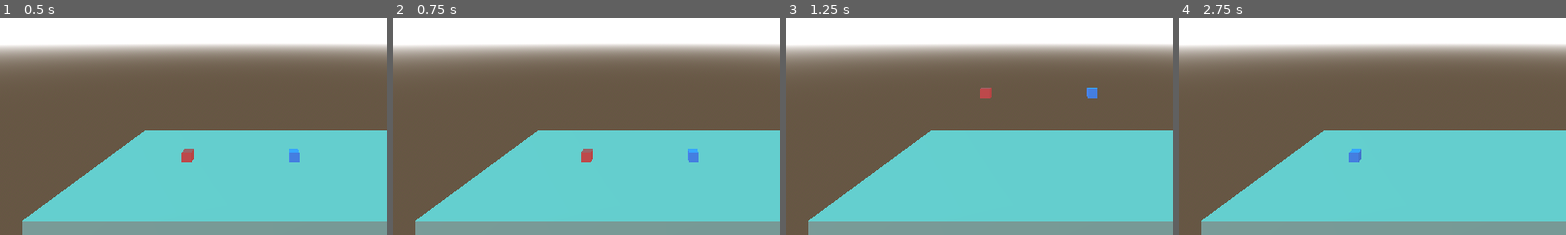
Above: before the commit, frames 1-4 (left to right).
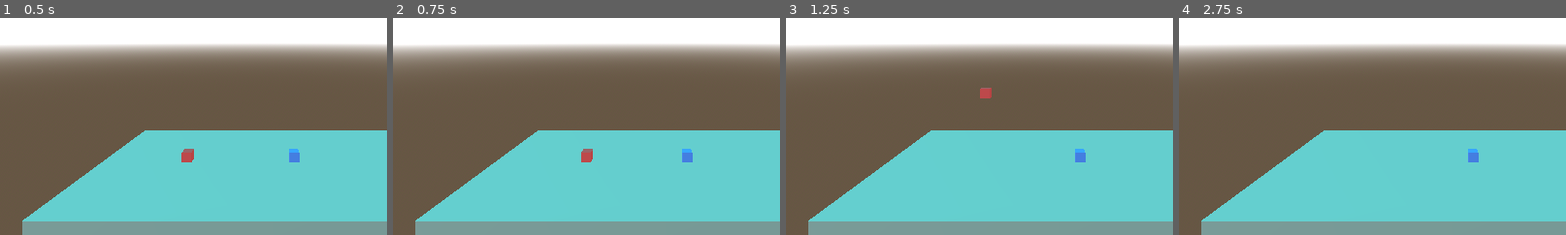
Above: after the commit, the same moments.

Repository: AtlasWongy/gmtk_game_jam_2024
Game: Godot game, scene res://scenes/test_level.tscn
Same seed, same stepped clock (60 frames per second), same inputs: the game is played once before the commit and once after it.
Inputs:
- Up to frame 1 (0.5 s): no input
- Up to frame 2 (0.75 s): tap Enter at 0.5 s; hold Q (switch_box, bound only after the commit) from 0.53 s (still down); tap Right (movement) at 0.6 s
- Up to frame 3 (1.25 s): keep holding Q (switch_box, bound only after the commit); tap Space (jump) at 0.77, 1.07 s
- Up to frame 4 (2.75 s): release Q (switch_box, bound only after the commit) at 1.28 s; hold Left (left) 1.28-2.03 s; tap Q (switch_box, bound only after the commit) at 1.35 s; tap Space (jump) at 1.52, 1.55, 1.82 s; hold Space (jump) from 2.03 s (still down); tap Right (movement) at 2.3 s
The pictures show only the part of the screen within x 15-65%, y 45-95%; the shares and areas given below are measured in that part.

Frame 1 is identical in both runs. In frame 2, 0.2% of the frame differs, in the area x 74-79%, y 60-67%; in frame 3, 0.3%; in frame 4, 0.4%, in the area x 43-78%, y 60-67%.

Commit message:
Fixed movement bugs

Diff:
--- a/characters/player/blue_box/blue_box.tscn
+++ b/characters/player/blue_box/blue_box.tscn
@@ -1,8 +1,13 @@
-[gd_scene load_steps=7 format=3 uid="uid://c80ku4vswsnix"]
+[gd_scene load_steps=8 format=3 uid="uid://c80ku4vswsnix"]
 
 [ext_resource type="Script" path="res://characters/player/player.gd" id="1_2cfad"]
 [ext_resource type="PackedScene" uid="uid://bscn1d5ohdjge" path="res://characters/player/movement_component/movement_component.tscn" id="2_dj43y"]
-[ext_resource type="Resource" uid="uid://csh141ks4txp6" path="res://characters/player/blue_box/blue_box_movement.tres" id="2_xvp5m"]
+[ext_resource type="Script" path="res://characters/player/movement_component/movement_stats/movement_stats.gd" id="2_n84cw"]
+
+[sub_resource type="Resource" id="Resource_hekmf"]
+script = ExtResource("2_n84cw")
+speed = 10.0
+acceleration = 6.0
 
 [sub_resource type="StandardMaterial3D" id="StandardMaterial3D_58jym"]
 albedo_color = Color(0.311502, 0.45634, 0.861308, 1)
@@ -17,7 +22,7 @@
 [node name="BlueBox" type="CharacterBody3D"]
 script = ExtResource("1_2cfad")
 box_type = 1
-movement_stats = ExtResource("2_xvp5m")
+movement_stats = SubResource("Resource_hekmf")
 
 [node name="MeshInstance3D" type="MeshInstance3D" parent="."]
 mesh = SubResource("BoxMesh_gurk2")
--- a/characters/player/movement_component/movement_component.gd
+++ b/characters/player/movement_component/movement_component.gd
@@ -11,11 +11,14 @@
 var speed: float
 var acceleration: float = 6.0
 var jump_gravity: float = fall_gravity
+var _box_type:int
 
 func _ready() -> void:
+	_box_type = get_parent().box_type
 	SignalBus.set_movement.connect(_on_set_movement)
 	SignalBus.set_direction.connect(_on_set_direction)
 	SignalBus.pressed_jump.connect(_on_pressed_jump)
+
 
 func _physics_process(delta: float) -> void:
 	velocity.x = speed * direction.normalized().x
@@ -29,7 +32,10 @@
 	player.velocity = player.velocity.lerp(velocity, acceleration * delta)
 	player.move_and_slide()
 
-func _on_set_movement(_movement_stats: MovementStats):
+func _on_set_movement(_movement_stats: MovementStats, box_type:int):
+	if(box_type != _box_type):
+		return
+
 	if !_movement_stats:
 		speed = 0.0
 		acceleration = 6.0
@@ -37,9 +43,15 @@
 		speed = _movement_stats.speed
 		acceleration = _movement_stats.acceleration
 
-func _on_set_direction(_direction: Vector3):
+func _on_set_direction(_direction: Vector3, box_type:int):
+	if(box_type != _box_type):
+		return
 	direction = _direction
 
-func _on_pressed_jump():
+func _on_pressed_jump(box_type:int):
+	print(box_type)
+
+	if(box_type != _box_type):
+		return
 	velocity.y = 2 * jump_height / apex_duration
 	jump_gravity = velocity.y / apex_duration
--- a/characters/player/player.gd
+++ b/characters/player/player.gd
@@ -8,30 +8,41 @@
 var can_control: bool = true
 
 func _ready() -> void:
-	print(GameManager.current_box)
+
+	SignalBus.set_current_box.connect(_set_can_control)
+
 	if GameManager.current_box != box_type:
 		can_control = false
-		print(box_type)
+
+func _set_can_control():
+	can_control = !can_control
 
 func _input(event: InputEvent) -> void:
 
 	if !can_control:
 		return
 
+
+	if event.is_action_pressed("switch_box") and event.is_pressed() and GameManager.can_switch:
+		SignalBus.set_current_box.emit()
+
+	if event.is_action_released("switch_box") and event.is_released() and !GameManager.can_switch:
+		SignalBus.set_enable_switch.emit()
+
 	if event.is_action("movement"):
 		movement_direction.x = Input.get_action_strength("right") - Input.get_action_strength("left")
 
 		if is_movement_ongoing():
-			SignalBus.set_movement.emit(movement_stats)
+			SignalBus.set_movement.emit(movement_stats, box_type)
 		else:
-			SignalBus.set_movement.emit(null)
+			SignalBus.set_movement.emit(null, box_type)
 
 	if event.is_action_pressed("jump") and is_on_floor():
-		SignalBus.pressed_jump.emit()
+		SignalBus.pressed_jump.emit(box_type)
 
 func _physics_process(_delta: float) -> void:
 	if is_movement_ongoing():
-		SignalBus.set_direction.emit(movement_direction)
+		SignalBus.set_direction.emit(movement_direction, box_type)
 
 func is_movement_ongoing() -> bool:
 	return abs(movement_direction.x) > 0
--- a/project.godot
+++ b/project.godot
@@ -17,9 +17,9 @@
 
 [autoload]
 
+SignalBus="*res://singletons/signal_bus.gd"
 AudioManager="*res://singletons/audio_manager.gd"
 GameManager="*res://singletons/game_manager.gd"
-SignalBus="*res://singletons/signal_bus.gd"
 
 [display]
 
@@ -49,3 +49,8 @@
 "events": [Object(InputEventKey,"resource_local_to_scene":false,"resource_name":"","device":-1,"window_id":0,"alt_press …(191 unchanged characters)…
 ]
 }
+switch_box={
+"deadzone": 0.5,
+"events": [Object(InputEventKey,"resource_local_to_scene":false,"resource_name":"","device":-1,"window_id":0,"alt_pressed":false,"shift_pressed":false,"ctrl_pressed":false,"meta_pressed":false,"pressed":false,"keycode":0,"physical_keycode":81,"key_label":0,"unicode":113,"location":0,"echo":false,"script":null)
+]
+}
--- a/scenes/test_level.tscn
+++ b/scenes/test_level.tscn
@@ -1,7 +1,8 @@
-[gd_scene load_steps=8 format=3 uid="uid://78nxbcy5lnm2"]
+[gd_scene load_steps=10 format=3 uid="uid://78nxbcy5lnm2"]
 
 [ext_resource type="PackedScene" uid="uid://d1qp5smneb3jt" path="res://characters/player/red_box/red_box.tscn" id="1_6002u"]
 [ext_resource type="PackedScene" uid="uid://c80ku4vswsnix" path="res://characters/player/blue_box/blue_box.tscn" id="1_onuck"]
+[ext_resource type="Script" path="res://characters/player/movement_component/movement_stats/movement_stats.gd" id="3_gf412"]
 
 [sub_resource type="ProceduralSkyMaterial" id="ProceduralSkyMaterial_3r77l"]
 sky_top_color = Color(0.214771, 0.565469, 0.975304, 1)
@@ -19,6 +20,11 @@
 
 [sub_resource type="BoxShape3D" id="BoxShape3D_u64gh"]
 size = Vector3(20, 1, 10)
+
+[sub_resource type="Resource" id="Resource_xvaxp"]
+script = ExtResource("3_gf412")
+speed = 0.0
+acceleration = 0.0
 
 [node name="TestLevel" type="Node3D"]
 
@@ -42,3 +48,4 @@
 
 [node name="BlueBox" parent="." instance=ExtResource("1_onuck")]
 transform = Transform3D(1, 0, 0, 0, 1, 0, 0, 0, 1, 0, 1.833, 0)
+movement_stats = SubResource("Resource_xvaxp")
--- a/singletons/game_manager.gd
+++ b/singletons/game_manager.gd
@@ -4,5 +4,15 @@
 
 var current_box: CurrentBox
 
+var can_switch:bool = true
+
 func _ready() -> void:
-	current_box = CurrentBox.RED_BOX
+	current_box = CurrentBox.BLUE_BOX
+	SignalBus.set_current_box.connect(_disable_switch)
+	SignalBus.set_enable_switch.connect(_enable_switch)
+
+func _disable_switch():
+	can_switch = false
+
+func _enable_switch():
+	can_switch = true
--- a/singletons/signal_bus.gd
+++ b/singletons/signal_bus.gd
@@ -1,6 +1,7 @@
 extends Node
 
-signal set_movement(_movement_stats: MovementStats)
-signal set_direction(_movement_direction: Vector3)
-signal pressed_jump()
+signal set_movement(_movement_stats: MovementStats, box_type:int)
+signal set_direction(_movement_direction: Vector3, box_type:int)
+signal pressed_jump(box_type:int)
 signal set_current_box()
+signal set_enable_switch()
